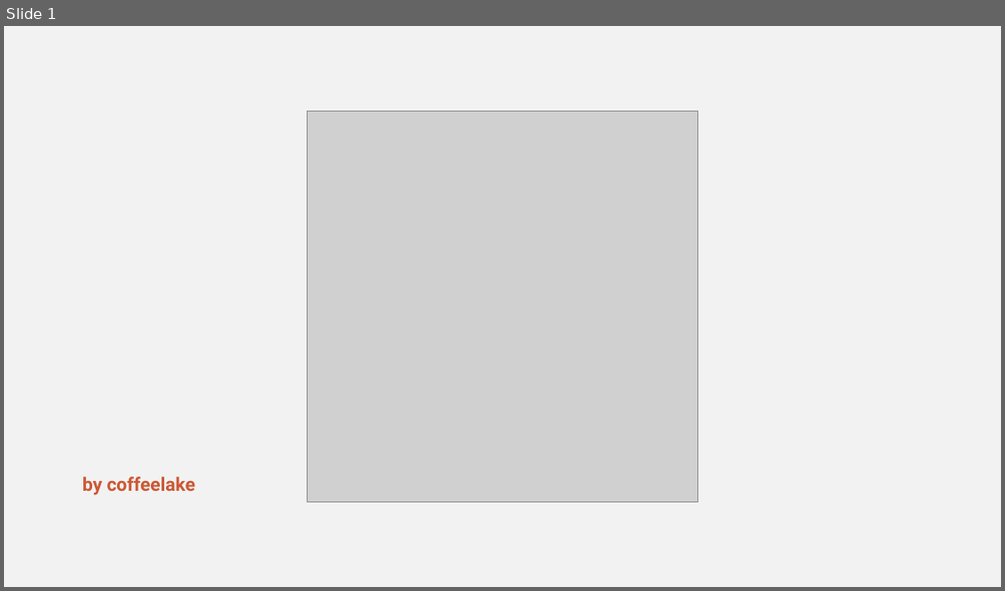
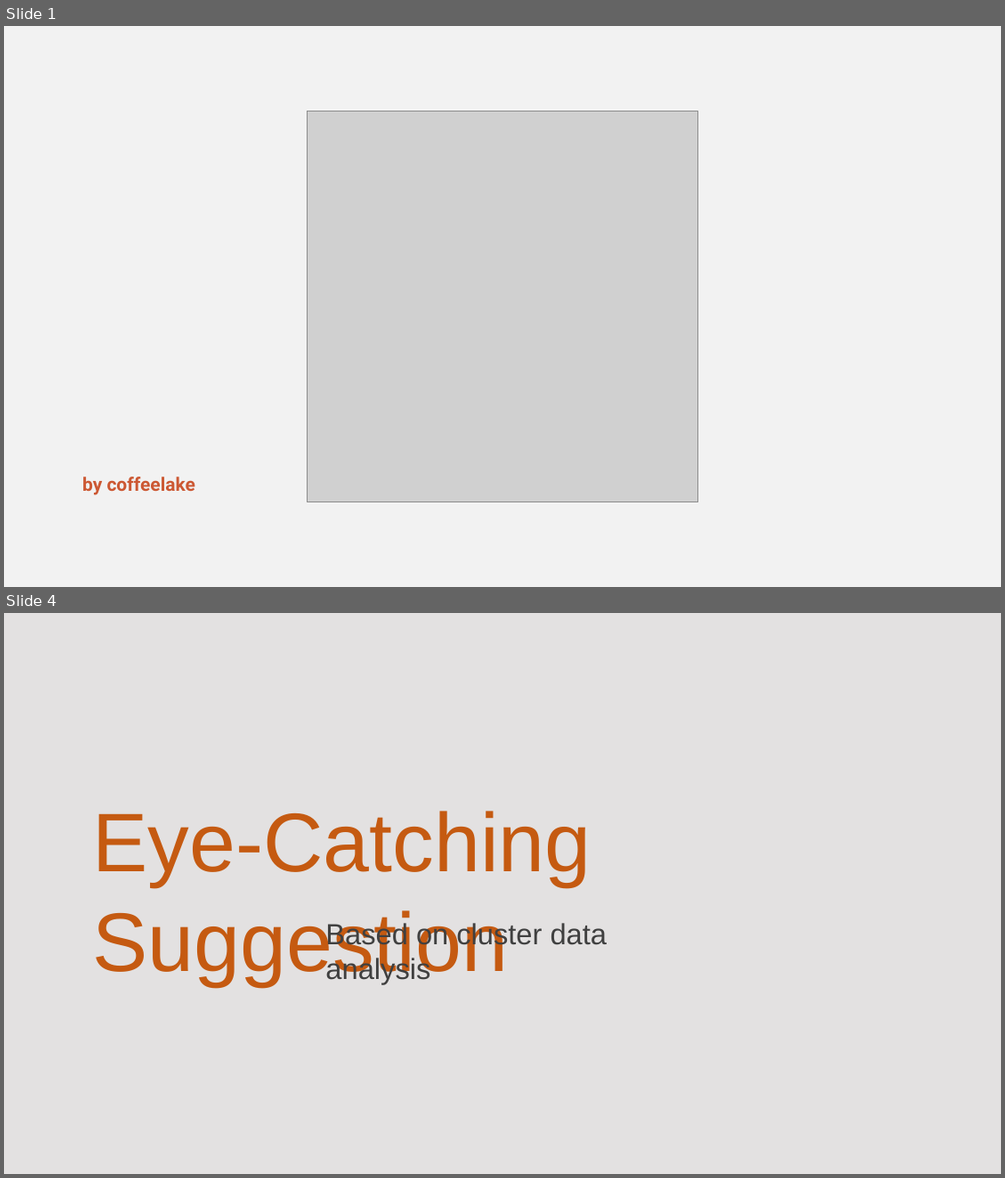
Before and after one commit to coffeelakedev/TourAdvisor, a slide deck: demo/Reveal.pptx. Shown one above the other, each under a label of ours: slide 1 before the commit, slides 1 and 4 after it; the slides between them are not shown. The pictures are 1005x591 and 1005x1178 pixels, drawn with LibreOffice and Linux fonts; fonts in the diff are those of the drawing; grey boxes stand for pictures. Boxes give left, top, right and bottom in pixels: in the first picture for what was removed or moved away, otherwise in the second. Text is boxed around its words. In the diff, an @@ line names an element or a change of style, - is before the commit and + after.

```diff
--- a/demo/Reveal.pptx
+++ b/demo/Reveal.pptx
@@ slide 4 added at box(4, 613, 1001, 1174), background #E3E1E1 @@
@@ text added at box(93, 811, 591, 986), 80 pt, text #C55A11 @@
+Eye-Catching Suggestion
@@ text added at box(325, 921, 607, 984), 28 pt, text #404040 @@
+Based on cluster data analysis
```
Also in this commit, not shown: 3 slides changed, 5 other slides added, 4 other files.
